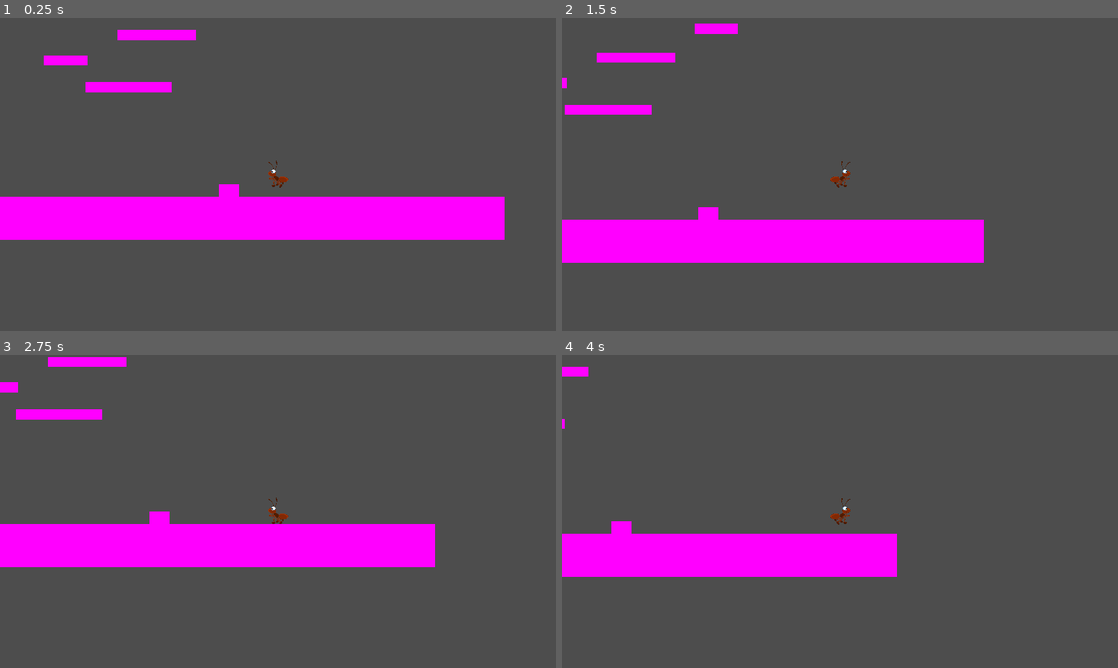
Above: before the commit, frames 1-4 (two rows, left to right).
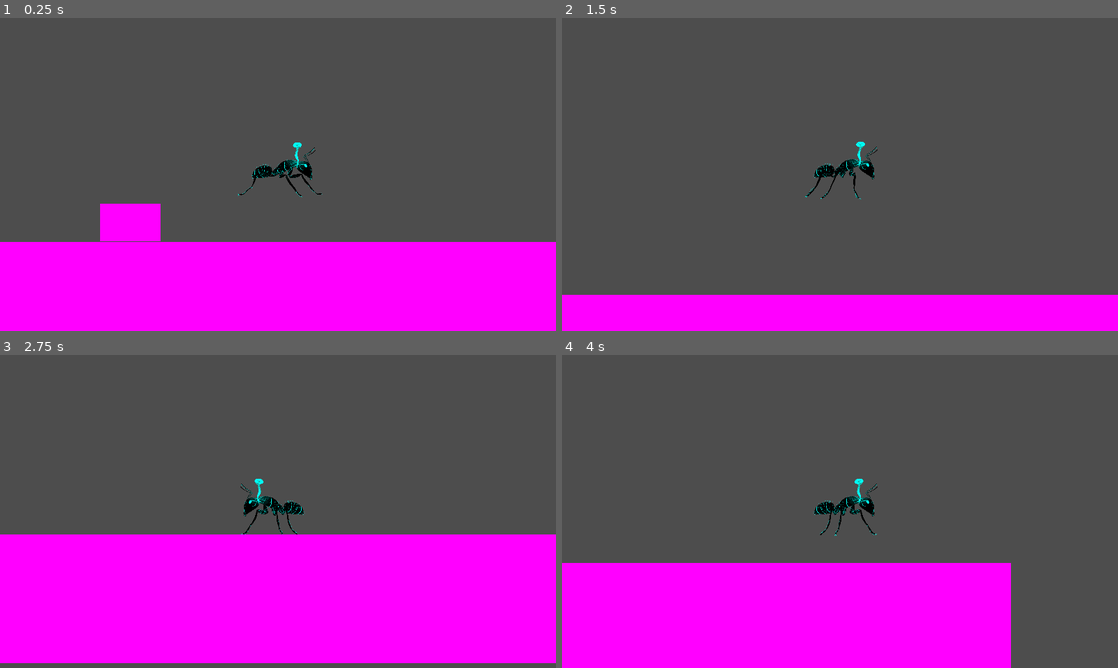
Above: after the commit, the same moments.

Repository: Couleslaw/Mycelium-Dominion-Antfall
Game: Godot game, scene res://Scenes/jumpking/jumpking.tscn
Same seed, same stepped clock (60 frames per second), same inputs: the game is played once before the commit and once after it. The project has no main scene, so this scene is started directly.
Inputs:
- Up to frame 1 (0.25 s): no input
- Up to frame 2 (1.5 s): hold Right (ui_right) from 0.53 s (still down); tap Up (ui_up) at 0.77 s
- Up to frame 3 (2.75 s): tap Up (ui_up) at 1.52 s; release Right (ui_right) at 2.03 s; hold Left (ui_left) from 2.03 s (still down)
- Up to frame 4 (4 s): release Left (ui_left) at 2.78 s; hold Right (ui_right) from 2.78 s (still down); tap Up (ui_up) at 3.02, 3.77 s

The runs differ from the first frame. In frame 1, 42% of the frame differs, in the area x 0-100%, y 3-100%; in frame 2, 24%; in frame 3, 37%; in frame 4, 31%.

Commit message:
add pretty ant

Diff:
--- a/game-files/Scenes/jumpking/ant.gd
+++ b/game-files/Scenes/jumpking/ant.gd
@@ -26,11 +26,14 @@
 	if direction:
 		velocity.x = direction * SPEED
 		if direction < 0:
+			sprite.set_flip_h(true)
+		else:
 			sprite.set_flip_h(false)
-		else:
-			sprite.set_flip_h(true)
+
+		$AnimatedSprite2D.play("default")
 	else:
 		velocity.x = move_toward(velocity.x, 0, SPEED)
+		$AnimatedSprite2D.stop()
 
 	move_and_slide()
 
--- a/game-files/Scenes/jumpking/ant.tscn
+++ b/game-files/Scenes/jumpking/ant.tscn
@@ -1,34 +1,42 @@
-[gd_scene load_steps=5 format=3 uid="uid://bk7e1pep2aiqg"]
+[gd_scene load_steps=7 format=3 uid="uid://bk7e1pep2aiqg"]
 
-[ext_resource type="Texture2D" uid="uid://d3usfniyllqd1" path="res://Assets/sprites/ant/ant.png" id="1_cubkm"]
 [ext_resource type="Script" path="res://Scenes/jumpking/ant.gd" id="1_xfgj3"]
+[ext_resource type="Texture2D" uid="uid://ctle8ffw4hspy" path="res://Assets/sprites/ant_infected/ant_infected_1.png" id="2_xgjth"]
+[ext_resource type="Texture2D" uid="uid://cqg1kpripm70o" path="res://Assets/sprites/ant_infected/ant_infected_2.png" id="3_o3lg2"]
+[ext_resource type="Texture2D" uid="uid://bgemssfiwaakb" path="res://Assets/sprites/ant_infected/ant_infected_3.png" id="4_jbmuu"]
 
 [sub_resource type="RectangleShape2D" id="RectangleShape2D_qo47r"]
-size = Vector2(63, 69)
+size = Vector2(59, 100)
 
 [sub_resource type="SpriteFrames" id="SpriteFrames_mre8q"]
 animations = [{
 "frames": [{
 "duration": 1.0,
-"texture": ExtResource("1_cubkm")
+"texture": ExtResource("2_xgjth")
+}, {
+"duration": 1.0,
+"texture": ExtResource("3_o3lg2")
+}, {
+"duration": 1.0,
+"texture": ExtResource("4_jbmuu")
 }],
 "loop": true,
 "name": &"default",
-"speed": 4.0
+"speed": 9.0
 }]
 
 [node name="Player" type="CharacterBody2D"]
 script = ExtResource("1_xfgj3")
 
 [node name="CollisionShape2D" type="CollisionShape2D" parent="."]
-position = Vector2(1.5, 13.5)
+position = Vector2(2, -2)
 rotation = 1.5708
 shape = SubResource("RectangleShape2D_qo47r")
 
 [node name="AnimatedSprite2D" type="AnimatedSprite2D" parent="."]
-position = Vector2(0.999999, -0.999999)
-scale = Vector2(0.05, 0.05)
+position = Vector2(-1.90735e-06, -9.53674e-07)
+scale = Vector2(0.106738, 0.106738)
 sprite_frames = SubResource("SpriteFrames_mre8q")
-frame_progress = 0.267051
 
 [node name="Camera2D" type="Camera2D" parent="."]
+zoom = Vector2(3, 3)
